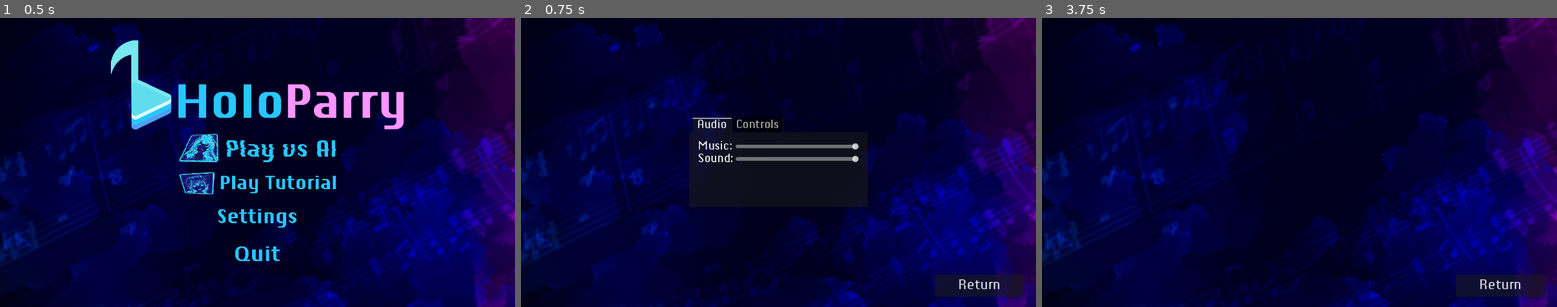
Above: before the commit, frames 1-3 (left to right).
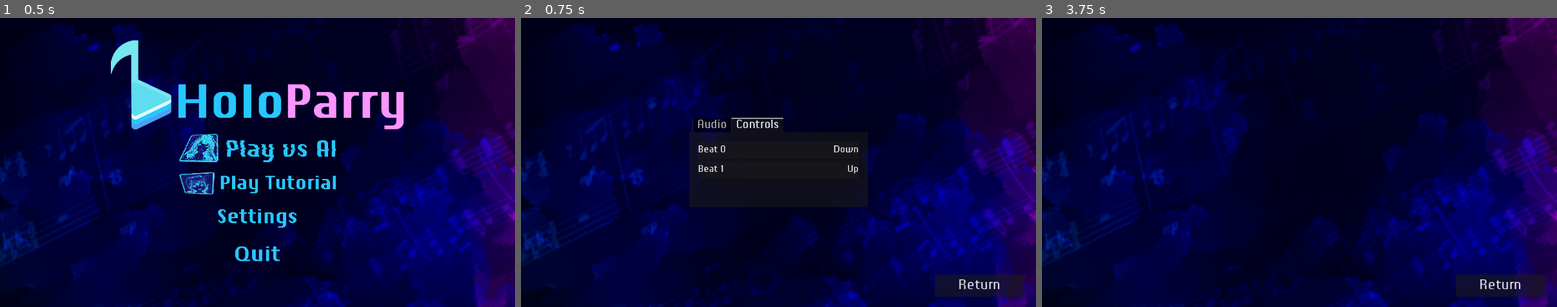
Above: after the commit, the same moments.

Repository: parkouralvoil/holoparry-fangamejam
Game: Godot game, scene res://interface/main_menu/main_menu.tscn
Two runs of this game, one before a commit and one after it. Both use one fixed random seed, a clock stepped at 60 frames per second and the inputs below. This scene is started directly instead of the project's main scene.
Inputs (mouse positions are in pixels of both pictures, inside the frame that each line leads up to):
- Up to frame 1 (0.5 s): no input
- Up to frame 2 (0.75 s): click (778, 217) at 0.5 s
- Up to frame 3 (3.75 s): click (1299, 150) at 1.27 s; click (1299, 168) at 2.02 s; click "Return" at 2.75 s; click (1299, 148) at 3.5 s

Frame 1 is identical in both runs. In frame 2, 1.2% of the frame differs, in the area x 33-66%, y 34-54%; in frame 3, nothing differs.
Error after the commit: Parse Error: Identifier "SettingsValues" not declared in the current scope. (res://interface/main_menu/settings/settings_menu.gd:15)

Commit message:
refactor: rename settings screen to `settings_menu`

Diff:
--- a/interface/main_menu/settings/settings.gd
+++ /dev/null
@@ -1,7 +0,0 @@
-extends CenterContainer
-class_name Settings
-
-## Settings stuffs
-@onready var _slider_music: HSlider = %Music
-@onready var _slider_sound: HSlider = %Sound
-@onready var _action_list: VBoxContainer = %ActionList
--- /dev/null
+++ b/interface/main_menu/settings/settings_menu.gd
@@ -0,0 +1,20 @@
+extends CenterContainer
+class_name SettingsMenu
+
+## Settings stuffs
+@onready var _slider_music: HSlider = %Music
+@onready var _slider_sound: HSlider = %Sound
+@onready var _action_list: VBoxContainer = %ActionList
+
+func _ready() -> void:
+	pass
+
+# --- Audio
+
+func _on_music_value_changed(value: float) -> void:
+	SettingsValues.change_volume(value, 'music')
+
+func _on_sound_value_changed(value: float) -> void:
+	SettingsValues.change_volume(value, 'sound')
+
+# --- Controls
--- a/interface/main_menu/settings/settings.tscn
+++ b/interface/main_menu/settings/settings_menu.tscn
@@ -1,11 +1,19 @@
-[gd_scene load_steps=5 format=3 uid="uid://ry6eb07xx044"]
+[gd_scene load_steps=7 format=3 uid="uid://ry6eb07xx044"]
 
-[ext_resource type="Script" uid="uid://id414iq2a0sc" path="res://interface/main_menu/settings/settings.gd" id="1_ygsll"]
+[ext_resource type="Script" uid="uid://id414iq2a0sc" path="res://interface/main_menu/settings/settings_menu.gd" id="1_ygsll"]
 [ext_resource type="PackedScene" uid="uid://c1ybkj8rr0kw3" path="res://interface/main_menu/settings/input_button.tscn" id="2_4ud6d"]
 [ext_resource type="FontFile" uid="uid://dag7s301mbfag" path="res://assets/fonts/ChiqPro.ttf" id="2_brg15"]
 [ext_resource type="LabelSettings" uid="uid://c0dfukrfgh4x0" path="res://interface/label_settings/chiq_pro_settings.tres" id="2_ygsll"]
 
-[node name="Settings" type="CenterContainer"]
+[sub_resource type="InputEventKey" id="InputEventKey_x6wae"]
+device = -1
+keycode = 4194322
+
+[sub_resource type="InputEventKey" id="InputEventKey_m2k76"]
+device = -1
+keycode = 4194320
+
+[node name="SettingsMenu" type="CenterContainer"]
 anchors_preset = 15
 anchor_right = 1.0
 anchor_bottom = 1.0
@@ -18,9 +26,10 @@
 layout_mode = 2
 theme_override_fonts/font = ExtResource("2_brg15")
 theme_override_font_sizes/font_size = 25
-current_tab = 0
+current_tab = 1
 
 [node name="Audio" type="MarginContainer" parent="TabContainer"]
+visible = false
 layout_mode = 2
 theme_override_constants/margin_left = 20
 theme_override_constants/margin_top = 20
@@ -64,7 +73,6 @@
 value = 100.0
 
 [node name="Controls" type="MarginContainer" parent="TabContainer"]
-visible = false
 layout_mode = 2
 theme_override_constants/margin_left = 20
 theme_override_constants/margin_top = 20
@@ -76,8 +84,32 @@
 unique_name_in_owner = true
 layout_mode = 2
 
-[node name="InputButton" parent="TabContainer/Controls/ActionList" instance=ExtResource("2_4ud6d")]
+[node name="Beat0" parent="TabContainer/Controls/ActionList" instance=ExtResource("2_4ud6d")]
+unique_name_in_owner = true
 layout_mode = 2
+_input_event = SubResource("InputEventKey_x6wae")
+_input_control = "beat_0"
 
-[node name="InputButton2" parent="TabContainer/Controls/ActionList" instance=ExtResource("2_4ud6d")]
+[node name="Action" parent="TabContainer/Controls/ActionList/Beat0/HBox" index="0"]
+text = "Beat 0"
+
+[node name="Label" parent="TabContainer/Controls/ActionList/Beat0/HBox" index="2"]
+text = "Down"
+
+[node name="Beat1" parent="TabContainer/Controls/ActionList" instance=ExtResource("2_4ud6d")]
+unique_name_in_owner = true
 layout_mode = 2
+_input_event = SubResource("InputEventKey_m2k76")
+_input_control = "beat_1"
+
+[node name="Action" parent="TabContainer/Controls/ActionList/Beat1/HBox" index="0"]
+text = "Beat 1"
+
+[node name="Label" parent="TabContainer/Controls/ActionList/Beat1/HBox" index="2"]
+text = "Up"
+
+[connection signal="value_changed" from="TabContainer/Audio/VBox/HBox/Music" to="." method="_on_music_value_changed"]
+[connection signal="value_changed" from="TabContainer/Audio/VBox/HBox2/Sound" to="." method="_on_sound_value_changed"]
+
+[editable path="TabContainer/Controls/ActionList/Beat0"]
+[editable path="TabContainer/Controls/ActionList/Beat1"]
Renamed: interface/main_menu/settings/settings.gd.uid -> interface/main_menu/settings/settings_menu.gd.uid
